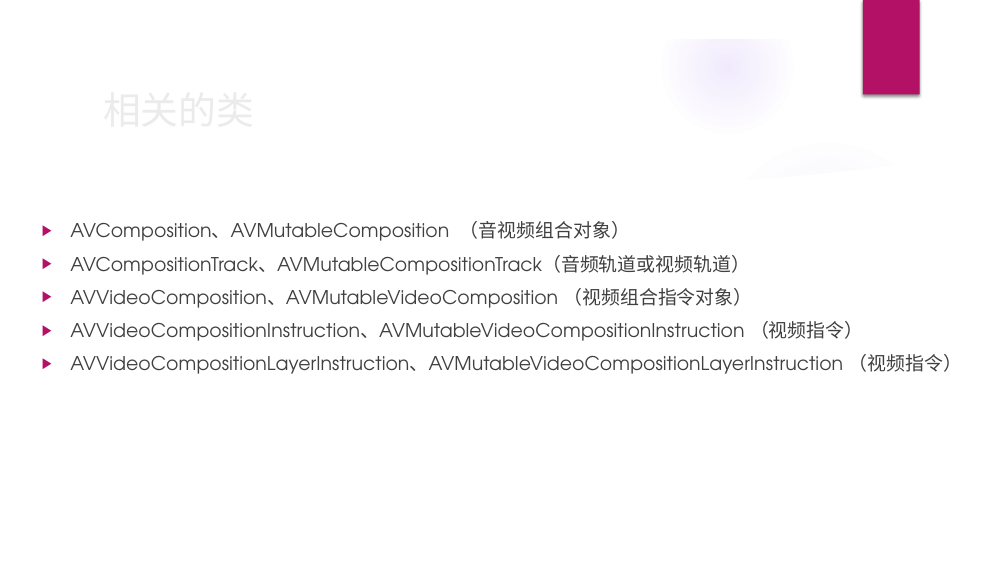
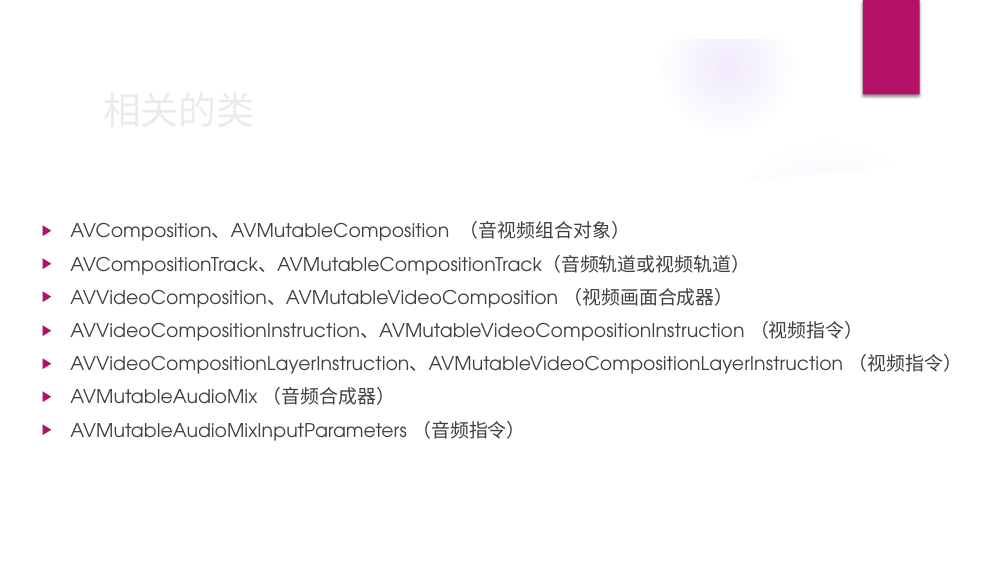
Before and after one commit to benben2019/BBVideoBox, a slide deck: slide 4 of AVFoundation-音视频剪辑.pptx. Drawn at 1008x567 pixels with LibreOffice and Linux fonts; fonts in the diff are those of the drawing; background and template pictures are left out. Boxes give left, top, right and bottom in pixels: in the first picture for what was removed or moved away, otherwise in the second. Text is boxed around its words. In the diff, an @@ line names an element or a change of style, - is before the commit and + after.

```diff
--- a/AVFoundation-音视频剪辑.pptx
+++ b/AVFoundation-音视频剪辑.pptx
@@ text at [70,288,734,308]: text changed @@
-▶ AVVideoComposition、AVMutableVideoComposition （视频组合指令对象）
+▶ AVVideoComposition、AVMutableVideoComposition （视频画面合成器）
@@ text at [70,387,525,441]: paragraphs added @@
+▶ AVMutableAudioMix （音频合成器）
+▶ AVMutableAudioMixInputParameters （音频指令）
```
Also in this commit, not shown: 4 other slides changed, 11 slides added, 2 slides removed, 2 other files.
